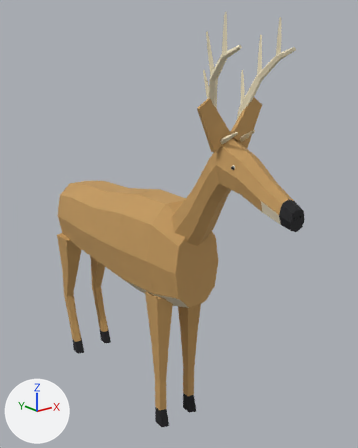
One commit to the glTF model site/models/GN_DeerBuck_faceted_01.glb: the scene before it, then after it.
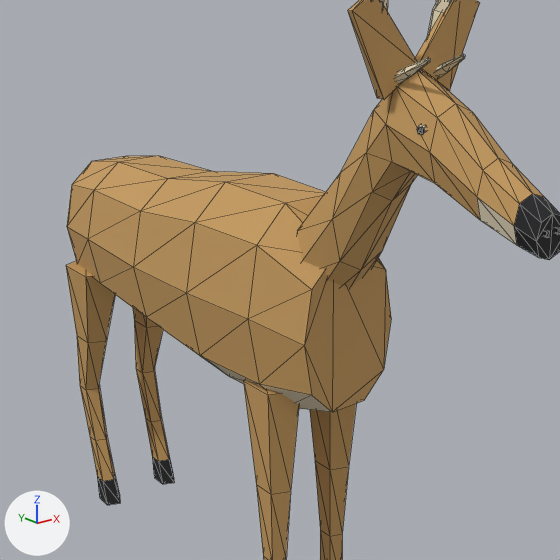
Each version is shown whole from a 50 mm camera at (-1.28, -2.05, 1.64) aimed at (0.13, -0.28, 0.93), then close up on the part from 7% to 84% of the width and 23% to 85% of the height. Arrows for +X, +Y and +Z are at lower left; the lights stay in place. The first two pictures are the older version. The close-ups show mesh edges as thin lines. Where no turn or scale is listed for an object, it has been applied to the vertices. Vertices at exactly the same position are counted once.

Objects in the first close-up: 'GN_DeerBuck_faceted'.
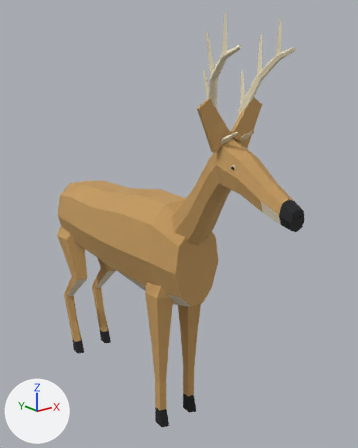
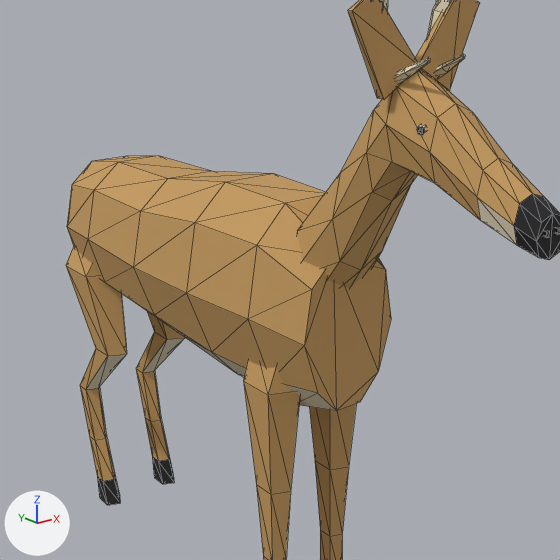
Changed parts and their boxes (x1, y1, x2, y2) in the close-ups (560 x 560 px; the box of a moved part takes in the faces that stretch with it):
part 1 of me_gn_deerbuck_faceted, moved or reshaped: before (66, 227, 391, 412); after (66, 227, 391, 411)
part 2 of me_gn_deerbuck_faceted, surface changed: before (86, 326, 163, 390); after (86, 338, 184, 390)

The edits, one by one:
me_gn_deerbuck_faceted is used by ob_gn_deerbuck_faceted; location (0.0, 0.0, 0.0).
me_gn_deerbuck_faceted had 558 vertices, 1016 faces and spanned x -0.18..0.18, y -1.07..0.69, z 0.0..1.81.
me_gn_deerbuck_faceted now has 578 vertices, 1056 faces and spans x -0.18..0.18, y -1.07..0.69, z 0.0..1.81.
Part 1, on me_gn_deerbuck_faceted:
12 faces are deleted.
10 vertices in x -0.13..0.14, y 0.4..0.51, z 0.52 move by (0.0, -0.12, 0.0).
6 vertices in x -0.14..-0.05, y -0.57..0.3, z 0.62..0.73 move by (0.02, 0.0, 0.0).
6 vertices in x 0.05..0.14, y -0.57..0.3, z 0.62..0.73 move by (-0.02, 0.0, 0.0).
3 vertices in x -0.12..-0.06, y 0.04..0.47, z 0.65..0.74 move by (0.01, 0.0, 0.0).
3 vertices in x 0.06..0.12, y 0.04..0.47, z 0.65..0.74 move by (-0.01, 0.0, 0.0).
4 vertices move from x -0.15..0.15, y -0.43..-0.22, z 0.7 to x -0.12..0.12, y -0.43..-0.22, z 0.7.
20 vertices are added at x -0.12..0.13, y -0.49..0.52, z 0.78..0.8.
52 new faces join them.
me_gn_deerbuck_faceted part 2: 12 kept faces spanning x -0.15..0.14, y 0.28..0.51, z 0.34..0.74 get new texture (UV) coordinates.
